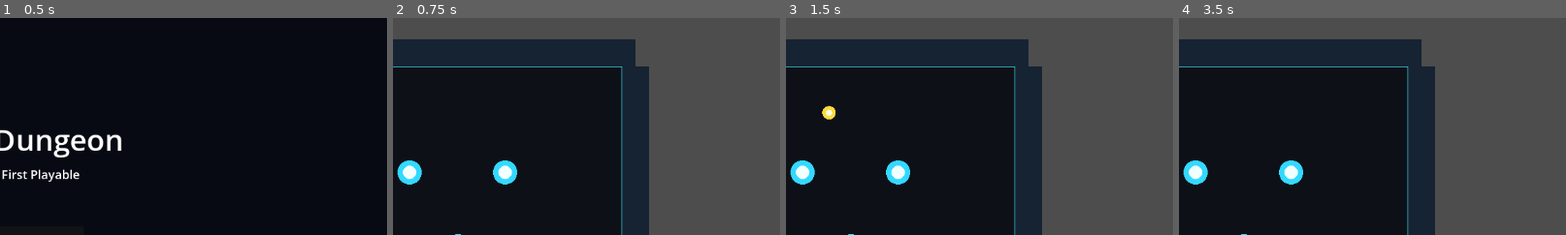
Above: before the commit, frames 1-4 (left to right).
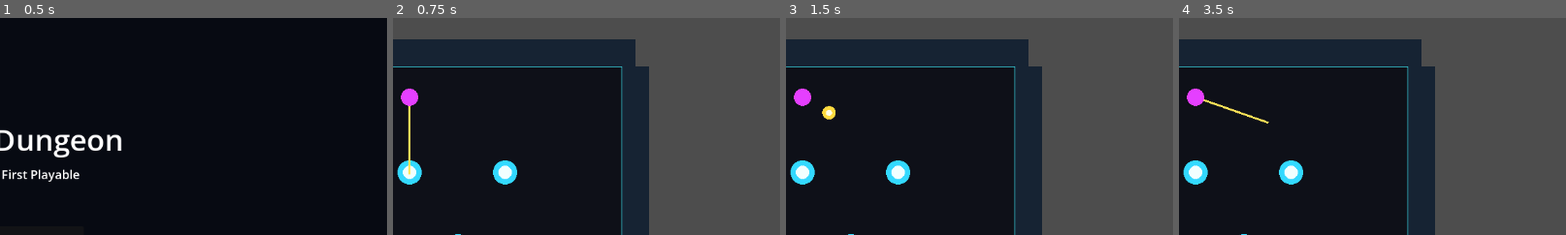
Above: after the commit, the same moments.

Repository: testBP0612/NanoDungeon
Game: Godot game, scene res://Scenes/MainMenu.tscn
Two runs of this game, one before a commit and one after it. Both use one fixed random seed, a clock stepped at 60 frames per second and the inputs below.
Inputs (mouse positions are % of the whole screen's width and height, from its top left):
- Up to frame 1 (0.5 s): no input
- Up to frame 2 (0.75 s): click "開始" at 0.5 s
- Up to frame 3 (1.5 s): tap Enter at 1.25 s; move the mouse to (72, 45) at 1.27 s; click (72, 45) at 1.42 s
- Up to frame 4 (3.5 s): tap Space at 2 s; move the mouse to (30, 55) at 2.02 s; click (30, 55) at 2.17 s; move the mouse to (60, 28) at 2.77 s; click (60, 28) at 2.92 s
The pictures show only the part of the screen within x 42-92%, y 0-50%; the shares and areas given below are measured in that part.

Frame 1 is identical in both runs. In frame 2, 0.5% of the frame differs, in the area x 2-7%, y 32-73%; in frame 3, 0.3%; in frame 4, 0.5%.

Commit message:
Restore battle aim overlay visibility

Diff:
--- a/Scenes/Battle.tscn
+++ b/Scenes/Battle.tscn
@@ -78,6 +78,19 @@
 
 [node name="BallContainer" type="Node2D" parent="PinballField"]
 
+[node name="AimOverlay" type="Node2D" parent="."]
+z_index = 10
+
+[node name="AimLine" type="Line2D" parent="AimOverlay"]
+width = 3.0
+default_color = Color(1, 0.9, 0.35, 1)
+points = PackedVector2Array(512, 118, 512, 233)
+
+[node name="LauncherVisual" type="Polygon2D" parent="AimOverlay"]
+position = Vector2(512, 118)
+color = Color(0.9, 0.25, 1, 1)
+polygon = PackedVector2Array(13, 0, 12.0104, 4.97488, 9.19239, 9.19239, 4.97488, 12.0104, 0, 13, -4.97488, 12.0104, -9.19239, 9.19239, -12.0104, 4.97488, -13, 0, -12.0104, -4.97488, -9.19239, -9.19239, -4.97488, -12.0104, 0, -13, 4.97488, -12.0104, 9.19239, -9.19239, 12.0104, -4.97488)
+
 [node name="BattleUI" type="CanvasLayer" parent="."]
 
 [node name="UIRoot" type="Control" parent="BattleUI"]
--- a/Scripts/Battle.gd
+++ b/Scripts/Battle.gd
@@ -22,6 +22,8 @@
 @onready var peg_container: Node2D = $PinballField/PegContainer
 @onready var ball_container: Node2D = $PinballField/BallContainer
 @onready var bottom_sensor: Area2D = $PinballField/BottomSensor
+@onready var launcher_visual: Polygon2D = $AimOverlay/LauncherVisual
+@onready var aim_line: Line2D = $AimOverlay/AimLine
 @onready var player_hp_label: Label = $BattleUI/UIRoot/PlayerHPLabel
 @onready var enemy_hp_label: Label = $BattleUI/UIRoot/EnemyHPLabel
 @onready var round_label: Label = $BattleUI/UIRoot/RoundLabel
@@ -43,8 +45,8 @@
 
 
 func _process(_delta: float) -> void:
+	_update_aim_overlay()
 	_update_ui()
-	queue_redraw()
 
 
 func _input(event: InputEvent) -> void:
@@ -52,14 +54,6 @@
 		return
 	if event is InputEventMouseButton and event.button_index == MOUSE_BUTTON_LEFT and event.pressed:
 		_fire_ball()
-
-
-func _draw() -> void:
-	draw_circle(launcher_position, 13.0, Color(0.9, 0.25, 1.0))
-
-	if state == BattleState.AIMING:
-		var direction := _aim_direction()
-		draw_line(launcher_position, launcher_position + direction * 115.0, Color(1.0, 0.9, 0.35), 3.0)
 
 
 func _load_definitions() -> void:
@@ -75,6 +69,7 @@
 	bottom_sensor.body_entered.connect(_on_bottom_sensor_body_entered)
 	restart_button.pressed.connect(_on_restart_pressed)
 	menu_button.pressed.connect(_on_menu_pressed)
+	launcher_visual.position = launcher_position
 
 
 func _spawn_pegs() -> void:
@@ -147,6 +142,17 @@
 	return direction.normalized()
 
 
+func _update_aim_overlay() -> void:
+	launcher_visual.visible = true
+	aim_line.visible = state == BattleState.AIMING
+	if aim_line.visible:
+		var direction := _aim_direction()
+		aim_line.points = PackedVector2Array([
+			launcher_position,
+			launcher_position + direction * 115.0,
+		])
+
+
 func _on_ball_peg_hit(peg_id: String) -> void:
 	var peg_def := DataLoader.get_peg(peg_id)
 	var result: Dictionary = effect_resolver.apply_peg_effect(peg_def, round_context)
Not shown, changed: CHANGELOG.md
Not shown, changed: PROGRESS_REPORT.md
